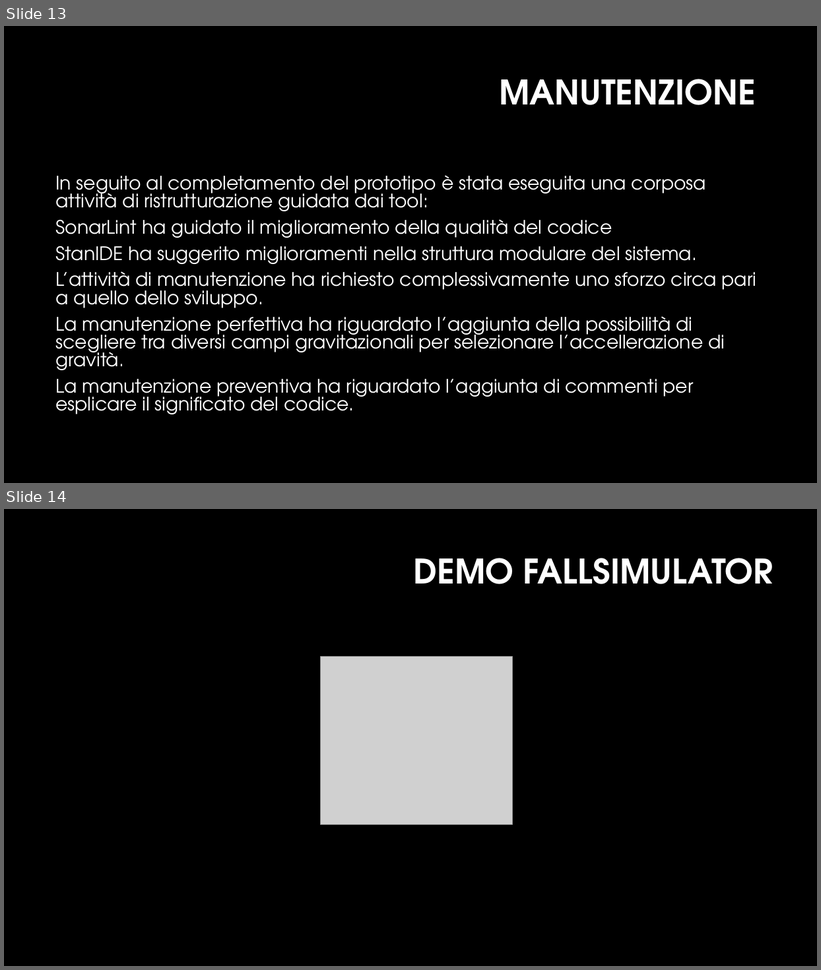
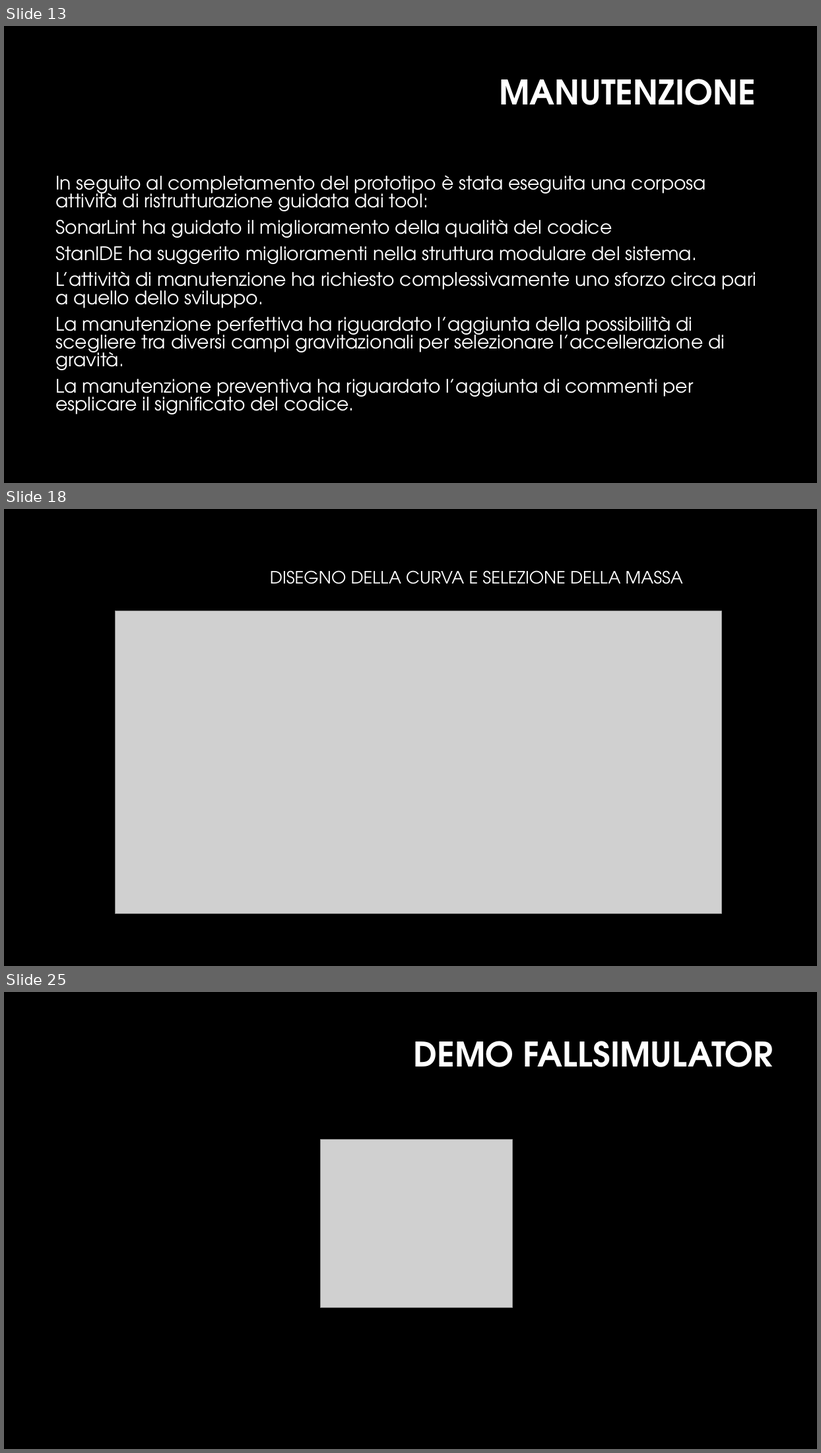
Before and after one commit to MarcoMarcoulli/FallSimulatorRepository, a slide deck: Docs/Documents/Presentazione/presentazioneFallSimulator.pptx. Shown one above the other, each under a label of ours: slides 13 and 14 before the commit, slides 13, 18 and 25 after it; the slides between them are not shown. The pictures are 821x970 and 821x1453 pixels, drawn with LibreOffice and Linux fonts; fonts in the diff are those of the drawing; grey boxes stand for pictures; background and template pictures are left out. Boxes give left, top, right and bottom in pixels: in the first picture for what was removed or moved away, otherwise in the second. Text is boxed around its words. In the diff, an @@ line names an element or a change of style, - is before the commit and + after.

```diff
--- a/Docs/Documents/Presentazione/presentazioneFallSimulator.pptx
+++ b/Docs/Documents/Presentazione/presentazioneFallSimulator.pptx
@@ slide 18 added at bbox=[4, 509, 817, 966], background #000000 @@
@@ title added at bbox=[270, 570, 683, 584], 20 pt, text #FFFFFF @@
+DISEGNO DELLA CURVA E SELEZIONE DELLA MASSA
@@ picture added at bbox=[116, 611, 722, 914] @@
@@ what was slide 14 is now slide 25 @@
```
Also in this commit, not shown: 10 other slides added.
